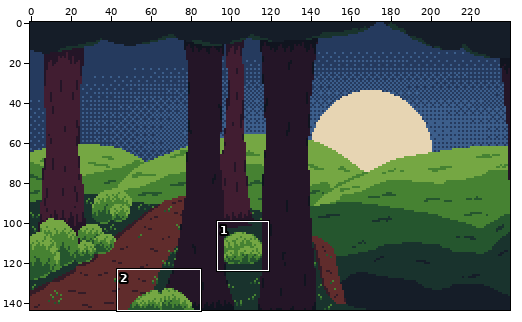
Two states of a pixel-art file, PhotographersHike/Assets/Art/Pictures/DenseForest.aseprite. The first picture is a wide view before the edit; the outline marks the close-up.
Close-up. Before the commit:
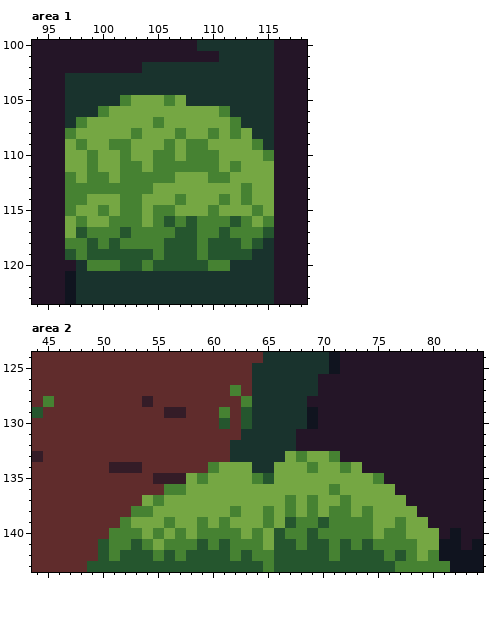
240x144 pixels, 1 frame. Shown: area 1: x 94..118, y 100..123; area 2: x 44..84, y 124..143. The commit also changed other parts of the picture, which this record leaves out.
After:
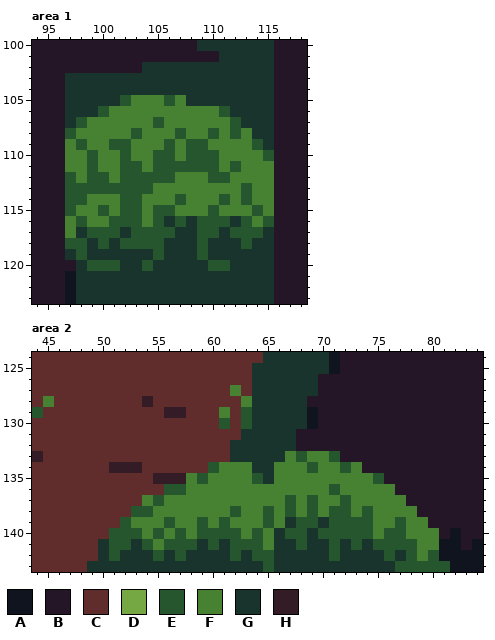
Palette (. is transparent): A #10141f  B #241527  C #602c2c  D #75a743  E #25562e  F #468232  G #19332d  H #341c27
The exact change:
--- area 1, layer "bushes and leaves"
@@ x 94..118 @@
 104 BBBGGGGGGGGGGGGGGGGGGGBBB
-105 BBBGGGGGFDDDFDGGGGGGGGBBB
-106 BBBGGGFDDDDDDDDDDFGGGGBBB
-107 BBBGFDDDDDDFDDDDDDFGGGBBB
-108 BBBFDDDDDFDDDFDDFDFDGGBBB
-109 BBBDFDDFFDDDFDFFDDDDFGBBB
-110 BBBDDFDDFDDFFDFFFDDDDFBBB
-111 BBBDDFDDFFDFFFFFFDFDDDBBB
-112 BBBFDFFDFFFFFDDDFFDDDDBBB
-113 BBBFFFFFFFFDDDDDDDDFDDBBB
-114 BBBFFDDDFFDDDFDDDFDFDDBBB
-115 BBBFDDFDFFDFFDDDFDDDFDBBB
-116 BBBDFDDFFFDFEFEFFFEFDFBBB
-117 BBBDEFFFEFFFFEEFFEFFFEBBB
-118 BBBFFEFEFFFFEEEFEEEFEGBBB
-119 BBBEFEEEEEEFEEEFEEEEGGBBB
-120 BBBBGFFFEEFEEEEEFFGGGGBBB
+105 BBBGGGGGEFFFEFGGGGGGGGBBB
+106 BBBGGGEFFFFFFFFFFEGGGGBBB
+107 BBBGEFFFFFFEFFFFFFEGGGBBB
+108 BBBEFFFFFEFFFEFFEFEFGGBBB
+109 BBBFEFFEEFFFEFEEFFFFEGBBB
+110 BBBFFEFFEFFEEFEEEFFFFEBBB
+111 BBBFFEFFEEFEEEEEEFEFFFBBB
+112 BBBEFEEFEEEEEFFFEEFFFFBBB
+113 BBBEEEEEEEEFFFFFFFFEFFBBB
+114 BBBEEFFFEEFFFEFFFEFEFFBBB
+115 BBBEFFEFEEFEEFFFEFFFEFBBB
+116 BBBFEFFEEEFEGEGEEEGEFEBBB
+117 BBBFGEEEGEEEEGGEEGEEEGBBB
+118 BBBEEGEGEEEEGGGEGGGEGGBBB
+119 BBBGEGGGGGGEGGGEGGGGGGBBB
+120 BBBBGEEEGGEGGGGGEEGGGGBBB
 121 BBBAGGGGGGGGGGGGGGGGGGBBB
--- area 2, layer "bushes and leaves"
@@ x 44..84 @@
 132 CCCCCCCCCCCCCCCCCCGGGGGGBBBBBBBBBBBBBBBBB
-133 HCCCCCCCCCCCCCCCCCGGGGGDFDDFBBBBBBBBBBBBB
-134 CCCCCCCHHHCCCCCCFDDDGGDDDFDDFDBBBBBBBBBBB
-135 CCCCCCCCCCCHHHDFDDDDFEDDDDDDDDDFBBBBBBBBB
-136 CCCCCCCCCCCCFFDDDDDDDDDDDDDFDDDDDBBBBBBBB
-137 CCCCCCCCCCDFDDDDDDDDDDDFDFDDFDDDDDBBBBBBB
-138 CCCCCCCCCFFDDDDDDDFDDFDFDFDFFDFDDDDBBBBBB
-139 CCCCCCCCFDDDFDDFDFDDDFDEFFEFFFFDDFDDBBBBB
-140 CCCCCCCFFFDFDFDFFFFDFDEFFEFFFFFDFFDDDBABB
-141 CCCCCCEFFEFDFFFEFEFFFDEEFEEFEFEFFFFDDAABA
-142 CCCCCCEFEEEFEFEEEEFEFFEEEEEFEEEEFEFDFAAAA
-143 CCCCCEEEEEEEEEEEEEEEEFEEEEEEEEEEEFFFFFAAA
+133 HCCCCCCCCCCCCCCCCCGGGGGFEFFEBBBBBBBBBBBBB
+134 CCCCCCCHHHCCCCCCEFFFGGFFFEFFEFBBBBBBBBBBB
+135 CCCCCCCCCCCHHHFEFFFFEGFFFFFFFFFEBBBBBBBBB
+136 CCCCCCCCCCCCEEFFFFFFFFFFFFFEFFFFFBBBBBBBB
+137 CCCCCCCCCCFEFFFFFFFFFFFEFEFFEFFFFFBBBBBBB
+138 CCCCCCCCCEEFFFFFFFEFFEFEFEFEEFEFFFFBBBBBB
+139 CCCCCCCCEFFFEFFEFEFFFEFGEEGEEEEFFEFFBBBBB
+140 CCCCCCCEEEFEFEFEEEEFEFGEEGEEEEEFEEFFFBABB
+141 CCCCCCGEEGEFEEEGEGEEEFGGEGGEGEGEEEEFFAABA
+142 CCCCCCGEGGGEGEGGGGEGEEGGGGGEGGGGEGEFEAAAA
+143 CCCCCGGGGGGGGGGGGGGGGEGGGGGGGGGGGEEEEEAAA
Where, in picture pixels (left, top, right, bottom), the same in both close-ups:
changed: (65, 95, 274, 271)
changed: (87, 451, 450, 572)
